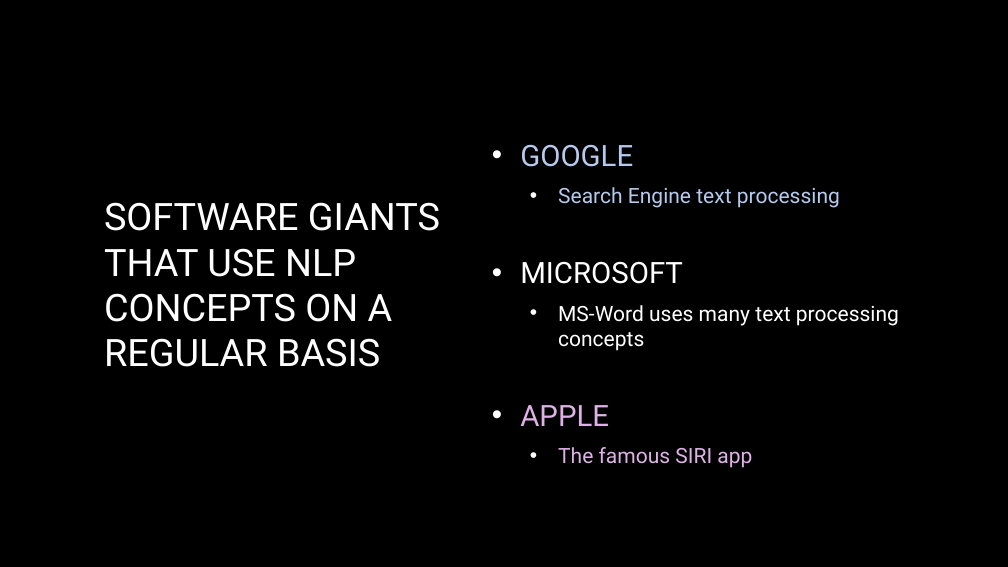
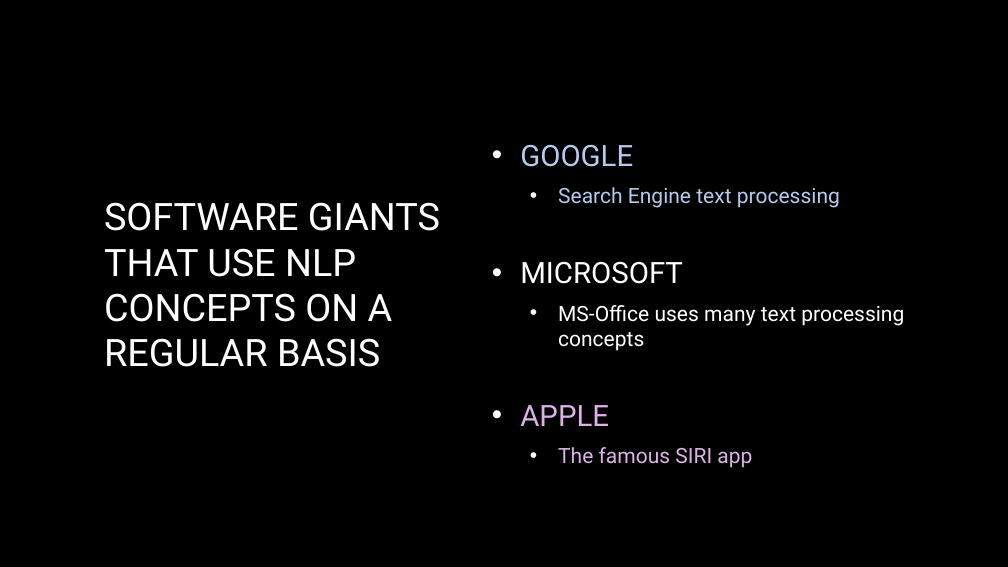
Before and after one commit to Tushar-Naik/NLP, a slide deck: slide 3 of Integrated Text Editor New.pptx. Drawn at 1008x567 pixels with LibreOffice and Linux fonts; fonts in the diff are those of the drawing; background and template pictures are left out. Boxes give left, top, right and bottom in pixels: in the first picture for what was removed or moved away, otherwise in the second. Text is boxed around its words. In the diff, an @@ line names an element or a change of style, - is before the commit and + after.

```diff
--- a/Integrated Text Editor New.pptx
+++ b/Integrated Text Editor New.pptx
@@ text at bbox=[558, 305, 904, 351]: text changed @@
-  • MS-Word uses many text processing concepts
+  • MS-Office uses many text processing concepts
```
Also in this commit, not shown: 1 other slide changed, 9 other files.
